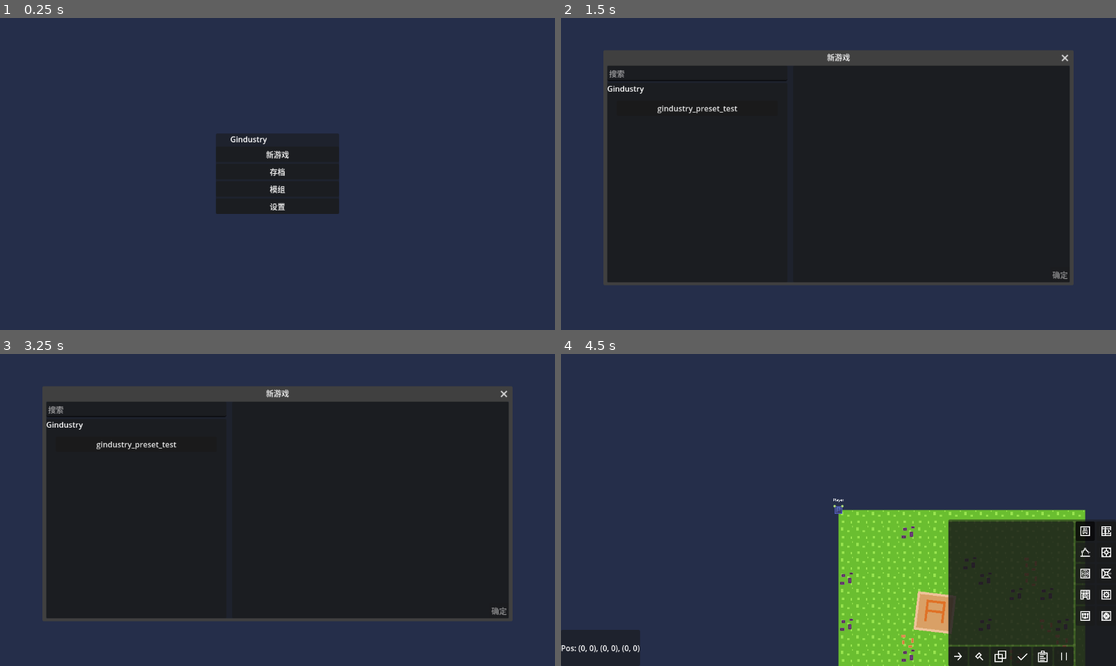
Above: before the commit, frames 1-4 (two rows, left to right).
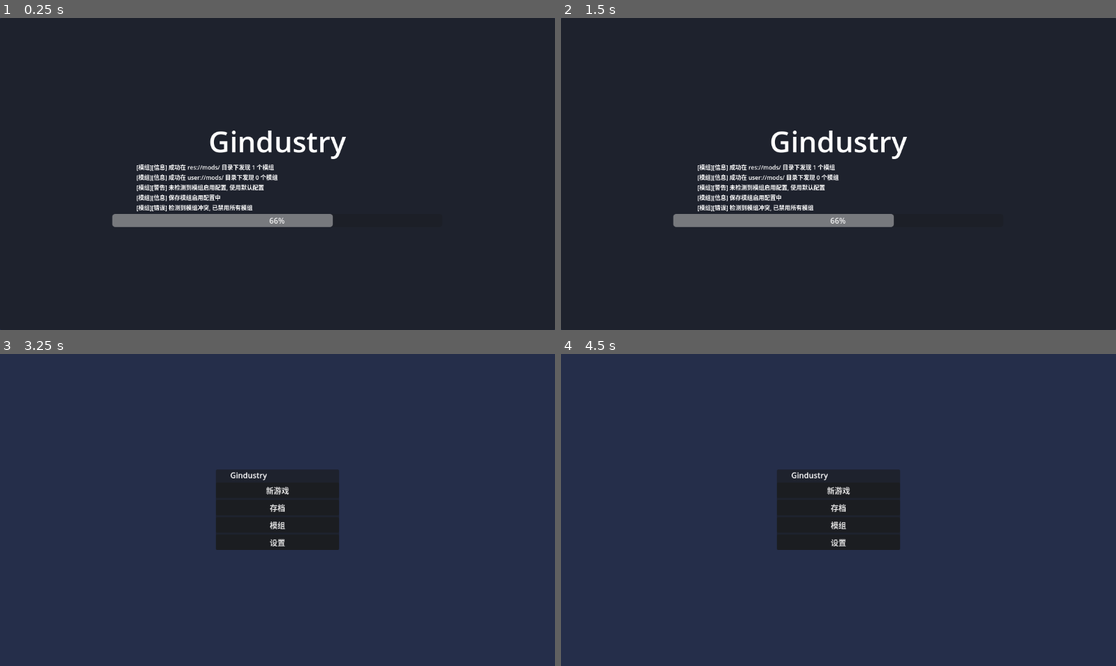
Above: after the commit, the same moments.

Repository: aawwaaa/gindustry
Game: Godot game, scene res://ui/main.tscn
Two runs of this game, one before a commit and one after it. Both use one fixed random seed, a clock stepped at 60 frames per second and the inputs below.
Inputs (mouse positions are in pixels of both pictures, inside the frame that each line leads up to):
- Up to frame 1 (0.25 s): no input
- Up to frame 2 (1.5 s): click (838, 155) at 0.5 s, where only the run before the commit has a clickable "新游戏"; click (838, 170) at 1.25 s, where only the run before the commit has a clickable "存档"
- Up to frame 3 (3.25 s): click (277, 525) at 2 s, where only the run before the commit has a clickable "模组"; click (277, 541) at 2.75 s, where only the run before the commit has a clickable "设置"
- Up to frame 4 (4.5 s): click (699, 444) at 3.5 s, where only the run before the commit has a clickable "gindustry_preset_test"; click (1060, 609) at 4.25 s, where only the run before the commit has a clickable "确定"

The runs differ from the first frame. In frame 1, 95% of the frame differs, in the area x 0-100%, y 0-100%; in frame 2, 46%; in frame 3, 58%; in frame 4, 31%.
Error after the commit: Parse Error: Could not resolve external class member "DEFAULT_NAME". (res://contents/input_handlers/desktop/item.gd:28)

Commit message:
constantialize

Diff:
--- a/contents/input_handlers/desktop/item.gd
+++ b/contents/input_handlers/desktop/item.gd
@@ -25,7 +25,7 @@
     if not entity: return
     item_use_position = world_position
     update_item_use()
-    var inventory = entity.get_adapter("inventory")
+    var inventory = entity.get_adapter(Inventory.DEFAULT_NAME)
     var item = inventory.get_slot(inventory.hand_slot)
     if unhandled and enabled:
         if item and Input.is_action_just_pressed("drop_an_item"): confirm_drop_item("one", world_position)
@@ -40,7 +40,7 @@
             handler.interact_operate("clicked", [world_position])
 
 func update_item_use() -> void:
-    var inventory = entity.get_adapter("inventory")
+    var inventory = entity.get_adapter(Inventory.DEFAULT_NAME)
     var item = inventory.get_slot(inventory.hand_slot)
     if item and not item.useable_no_await(entity, entity.world, item_use_position):
         item = null
@@ -63,20 +63,20 @@
 func confirm_item_use() -> void:
     if not item_use:
         return
-    controller.operate_target("adapter", ["inventory", "use_hand", entity.world, item_use_position])
+    controller.operate_target(ControllerAdapter.TARGET_ADAPTER, ["inventory", "use_hand", entity.world, item_use_position])
     item_use.queue_free()
     item_use = null
 
 func confirm_drop_item(type: String, pos: Vector2) -> void:
     var interacting = handler.get_interacting_target()
     if not interacting:
-        controller.operate_target("adapter", ["inventory", "drop_item_at", entity.world, pos, type])
+        controller.operate_target(ControllerAdapter.TARGET_ADAPTER, ["inventory", "drop_item_at", entity.world, pos, type])
         return
     handler.interact_operate("drop_item", [type, pos])
 
 func accept_drop_item(target: Node2D, args: Array) -> void:
     var entity = target.get_entity()
-    controller.operate_target("adapter", ["inventory", "drop_item", entity, args[0]])
+    controller.operate_target(ControllerAdapter.TARGET_ADAPTER, ["inventory", "drop_item", entity, args[0]])
 
 func access_target_ui(target: Node2D) -> void:
     controller.request_access_target(target)
--- a/mods/gindustry/contents/presets/test/preset.gd
+++ b/mods/gindustry/contents/presets/test/preset.gd
@@ -42,13 +42,13 @@
     if not player:
         return
     var player_entity = Gindustry.entities["player"].create_entity()
-    player_entity.get_adapter("controller").add_controller(player.get_controller())
+    player_entity.get_adapter(ControllerAdapter.DEFAULT_NAME).add_controller(player.get_controller())
     world.add_entity(player_entity);
 
     for type in ["copper", "lead", "titanium", "thorium", "coal", "sand"]:
         var item = Gindustry.items[type].create_item()
         item.amount = 80
-        player_entity.get_adapter("item")._add_item(item)
+        player_entity.get_adapter(ItemAdapter.DEFAULT_NAME)._add_item(item)
 
 func _load_preset() -> void:
     await Game.signal_game_loaded
--- a/types/buildings/conveyor/conveyor.gd
+++ b/types/buildings/conveyor/conveyor.gd
@@ -78,8 +78,8 @@
         handle_drop_item(source, type, pos)
 
 func handle_drop_item(source: Entity, type: String, pos: Vector2) -> void:
-    if not source.has_adapter("inventory"): return
-    var inventory = source.get_adapter("inventory") as Inventory
+    if not source.has_adapter(Inventory.DEFAULT_NAME): return
+    var inventory = source.get_adapter(Inventory.DEFAULT_NAME) as Inventory
     var item = inventory.split_dropped_item(type)
     var track = get_track(pos)
     var item_pos = pos - track.base_position
@@ -174,7 +174,7 @@
     push_reached_item_for(target_component, track.right_track, Directions.right)
 
 func handle_break(unit: BuilderAdapterUnit) -> bool:
-    var item_adapter = unit.adapter.entity_node.get_adapter("item") as ItemAdapter
+    var item_adapter = unit.adapter.entity_node.get_adapter(ItemAdapter.DEFAULT_NAME) as ItemAdapter
     if not item_adapter: return false
     for track in [track.left_track, track.right_track]:
         var removes = []
--- a/types/buildings/conveyor/modules/conveyor_module.gd
+++ b/types/buildings/conveyor/modules/conveyor_module.gd
@@ -84,7 +84,7 @@
     push_reached_item_for(target, track.right_track, Directions.right)
 
 func handle_break(unit: BuilderAdapterUnit) -> bool:
-    var item_adapter = unit.adapter.entity_node.get_adapter("item") as ItemAdapter
+    var item_adapter = unit.adapter.entity_node.get_adapter(ItemAdapter.DEFAULT_NAME) as ItemAdapter
     if not item_adapter: return false
     for track in get_tracks().map(func(track): return [track.left_track, track.right_track]):
         for single_track in track:
--- a/types/content/content_select_adapter.gd
+++ b/types/content/content_select_adapter.gd
@@ -65,8 +65,8 @@
     update_display_group()
 
 func set_slot_from_hand(index: int, entity: Entity) -> void:
-    if not entity.has_adapter("inventory"): return
-    var inventory = entity.get_adapter("inventory") as Inventory
+    if not entity.has_adapter(Inventory.DEFAULT_NAME): return
+    var inventory = entity.get_adapter(Inventory.DEFAULT_NAME) as Inventory
     var hand = inventory.get_slot(inventory.hand_slot)
     set_slot(index, hand.item_type if hand else null, hand.amount if hand else 0)
 
--- a/types/entity/controller.gd
+++ b/types/entity/controller.gd
@@ -82,7 +82,7 @@
     target.add_controller(self)
 
 func control_to(target: ControllerAdapter) -> void:
-    MultiplayerServer.rpc_sync(self, "control_to", [target])
+    MultiplayerServer.rpc_sync(self, "control_to_rpc", [target])
 
 @rpc("authority", "call_remote", "reliable")
 func control_to_id_rpc(target_id: int) -> void:
--- a/types/entity/controller_adapter.gd
+++ b/types/entity/controller_adapter.gd
@@ -5,6 +5,10 @@
 signal controller_removed(controller: Controller)
 
 signal operation_received(operation: String, args: Array[Variant])
+
+const DEFAULT_NAME = "controller"
+const TARGET_ADAPTER = "adapter"
+const TARGET_INTER_ADAPTER = "inter_adapter"
 
 """
 默认控制器, 由0~length优先级依次递减
--- a/types/entity/ui_panel_adapter.gd
+++ b/types/entity/ui_panel_adapter.gd
@@ -1,5 +1,7 @@
 class_name UIPanelAdapter
 extends EntityAdapter
+
+const DEFAULT_NAME = "panel"
 
 static var default_entity_info_panel_scene = load("res://ui/entity_info_panel/templates/default.tscn")
 
@@ -28,12 +30,12 @@
     return panel
 
 static func create_inventory_panel_for(entity: Entity) -> InventoryPanel:
-    var adapter = entity.get_adapter("panel") as UIPanelAdapter
+    var adapter = entity.get_adapter(DEFAULT_NAME) as UIPanelAdapter
     if adapter and adapter.inventory_panel_scene: return adapter.create_inventory_panel()
     return null
 
 static func create_entity_info_panel_for(entity: Entity) -> EntityInfoPanel:
-    var adapter = entity.get_adapter("panel") as UIPanelAdapter
+    var adapter = entity.get_adapter(DEFAULT_NAME) as UIPanelAdapter
     if adapter and adapter.entity_info_panel_scene: return adapter.create_entity_info_panel()
     var panel = default_entity_info_panel_scene.instantiate()
     panel.entity = entity
--- a/types/item/inventory.gd
+++ b/types/item/inventory.gd
@@ -4,6 +4,8 @@
 signal item_added(item: Item, amount: int)
 signal item_removed(item: Item, amount: int)
 signal inventory_slot_changed(slot_id: int, item_type_changed: bool)
+
+const DEFAULT_NAME = "inventory"
 
 @export var slots_size: int = 8:
     set(v):
@@ -32,7 +34,7 @@
 
 func _handle_remote_operation(source: Entity, operate: String, args: Array = []) -> void:
     match operate:
-        "swap_with_hand": swap_with_hand(args[0], source.get_adapter("inventory"))
+        "swap_with_hand": swap_with_hand(args[0], source.get_adapter(Inventory.DEFAULT_NAME))
         _: super._handle_remote_operation(source, operate, args)
 
 func _get_main_adapter() -> EntityAdapter:
@@ -121,7 +123,7 @@
 func drop_item(target: Entity, type: String = "all") -> void:
     if not entity_node.request_access_target(target.main_node): return
     var splited = split_dropped_item(type)
-    var overflow = target.get_adapter("item").add_item(splited)
+    var overflow = target.get_adapter(ItemAdapter.DEFAULT_NAME).add_item(splited)
     merge_overflowed_dropped_item(overflow)
     entity_node.clear_access_target()
 
@@ -216,7 +218,7 @@
     for slot in slots.size():
         if not is_slot_has_item(slot): continue
         var item = get_slot(slot)
-        var item_adapter = unit.adapter.entity_node.get_adapter("item") as ItemAdapter
+        var item_adapter = unit.adapter.entity_node.get_adapter(ItemAdapter.DEFAULT_NAME) as ItemAdapter
         set_slot(slot, item_adapter.add_item(item))
         if is_slot_has_item(slot): return false
     return true
--- a/types/item/item_adapter.gd
+++ b/types/item/item_adapter.gd
@@ -1,5 +1,7 @@
 class_name ItemAdapter
 extends EntityAdapter
+
+const DEFAULT_NAME = "item"
 
 @export var item_targets: Array[ItemAdapter] = []
 
--- a/types/item/item_selector_adapter.gd
+++ b/types/item/item_selector_adapter.gd
@@ -46,8 +46,8 @@
     update_display_group()
 
 func set_slot_from_hand(index: int, entity: Entity) -> void:
-    if not entity.has_adapter("inventory"): return
-    var inventory = entity.get_adapter("inventory") as Inventory
+    if not entity.has_adapter(Inventory.DEFAULT_NAME): return
+    var inventory = entity.get_adapter(Inventory.DEFAULT_NAME) as Inventory
     var hand = inventory.get_slot(inventory.hand_slot)
     set_slot(index, hand.item_type, hand.copy_type())
 
--- a/ui/adapter_interfaces/adapter_interface.gd
+++ b/ui/adapter_interfaces/adapter_interface.gd
@@ -36,8 +36,8 @@
 func operate_adapter(operation: String, args: Array[Variant] = []) -> void:
     var new_args = [adapter_name, operation]
     new_args.append_array(args)
-    if remote_entity: request_remote_operation.emit("adapter", new_args)
+    if remote_entity: request_remote_operation.emit(ControllerAdapter.TARGET_ADAPTER, new_args)
     elif main_adapter:
         new_args.insert(1, main_adapter.adapter_name);
-        request_operation.emit("inter_adapter", new_args)
-    else: request_operation.emit("adapter", new_args)
+        request_operation.emit(ControllerAdapter.TARGET_INTER_ADAPTER, new_args)
+    else: request_operation.emit(ControllerAdapter.TARGET_ADAPTER, new_args)
--- a/ui/adapter_interfaces/content_select_interface.gd
+++ b/ui/adapter_interfaces/content_select_interface.gd
@@ -69,7 +69,7 @@
 
 func _on_slot_pressed(index: int) -> void:
     if remote_entity:
-        var inventory: Inventory = Game.current_entity.get_adapter("inventory")
+        var inventory: Inventory = Game.current_entity.get_adapter(Inventory.DEFAULT_NAME)
         if inventory.is_slot_has_item(inventory.hand_slot):
             operate_adapter("set_slot_from_hand", [index])
             return
--- a/ui/adapter_interfaces/item_select_interface.gd
+++ b/ui/adapter_interfaces/item_select_interface.gd
@@ -69,7 +69,7 @@
 
 func _on_slot_pressed(index: int) -> void:
     if remote_entity:
-        var inventory: Inventory = Game.current_entity.get_adapter("inventory")
+        var inventory: Inventory = Game.current_entity.get_adapter(Inventory.DEFAULT_NAME)
         if inventory.is_slot_has_item(inventory.hand_slot):
             operate_adapter("set_slot_from_hand", [index])
             return
--- a/ui/build/building_type_panel.gd
+++ b/ui/build/building_type_panel.gd
@@ -31,7 +31,7 @@
             requirement_node.apply_data(null, 0, 0)
             continue
         var requirement = requirements[index]
-        var item_adapter = Game.current_entity.get_adapter("item") as ItemAdapter
+        var item_adapter = Game.current_entity.get_adapter(ItemAdapter.DEFAULT_NAME) as ItemAdapter
         var exists_item_amount = item_adapter.get_item_amount(requirement)
         requirement_node.apply_data(requirement, exists_item_amount, requirement.amount)
 
--- a/ui/player_inventory/player_inventory.gd
+++ b/ui/player_inventory/player_inventory.gd
@@ -23,7 +23,7 @@
     Utils.signal_dynamic_connect(entity, from, "access_target_changed", \
             _on_controller_target_access_target_changed)
     %InventoryInterface.entity = entity
-    var adapter = entity.get_adapter("inventory") if entity else null
+    var adapter = entity.get_adapter(Inventory.DEFAULT_NAME) if entity else null
     var old_adapter = %InventoryInterface.adapter
     %InventoryInterface.adapter = adapter
     %InventoryInterface.load_inventory()
